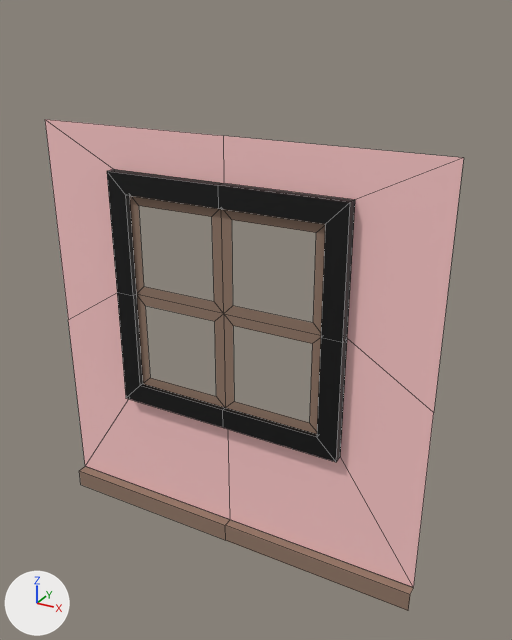
A saved change to the FBX model Content/Game_Art/FBX/Archi/SM_Fenetre_2_1x2.fbx.
Camera for both pictures: a 50 mm lens placed at (0.58, -1.64, 2.59), pointed at (-0.87, 1.0, 1.27). Every picture has the same lights, and +X, +Y and +Z are marked at lower left. Mesh edges are drawn as thin lines. Vertices at the same position are counted once.

Before the edit, the objects in view are built like this:
```python
me_mesh = bpy.data.meshes.new('Mesh')
me_mesh.from_pydata(...)  # 68 vertices, 52 faces; spans x -2.0..0.0, y 0.9..0.95, z 0.0..2.1
# faces by material slot: [8, 20, 24]
me_mesh.materials.append(mat_material__40)  # pink #ffcaca
me_mesh.materials.append(mat_material__41)  # brown #937868
me_mesh.materials.append(mat_material__35_slot__8)  # black #000000
ob_sm_fenetre_2_1x2 = bpy.data.objects.new('SM_Fenetre_2_1x2', me_mesh)
ob_sm_fenetre_2_1x2.location = (0.0, 0.0, 0.0)
```
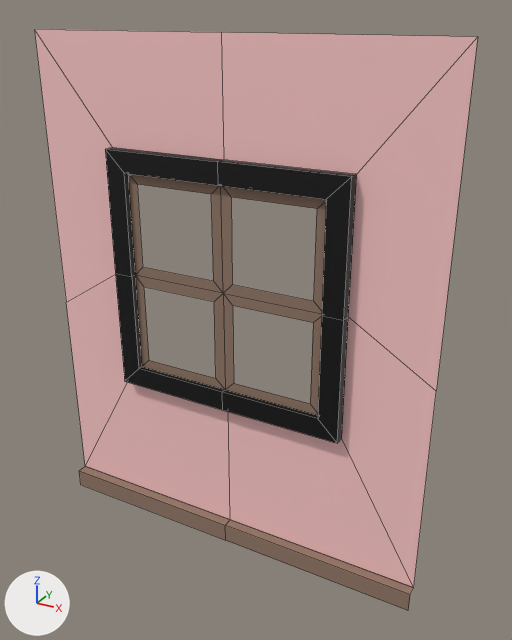
Changed parts and their boxes (x1, y1, x2, y2) in the pictures (512 x 640 px; the box of a moved part takes in the faces that stretch with it):
'SM_Fenetre_2_1x2', reshaped (18% taller)
    before: (45, 119, 464, 611)
    after: (34, 29, 478, 611)
part 1 of me_mesh, moved or reshaped
    before: (68, 169, 434, 588)
    after: (66, 147, 436, 588)
part 2 of me_mesh, moved or reshaped
    before: (45, 119, 464, 412)
    after: (34, 29, 478, 391)

The change, as a list of edits to the scene's bpy script:
```text
Change me_mesh:
    where me_mesh.from_pydata(...)  # 68 vertices, 52 faces; spans x -2.0..0.0, y 0.9..0.95, z 0.0..2.1
    used by ob_sm_fenetre_2_1x2; location = (0.0, 0.0, 0.0)
    me_mesh part 1: all 51 vertices in x -2.0..0.0, y 0.9..0.95, z 0.7..1.9 are moved by (0.0, 0.0, 0.1)
    me_mesh part 2: all 3 vertices in x -2.0..0.0, y 0.95, z 2.1 are moved by (0.0, 0.0, 0.4)
```
